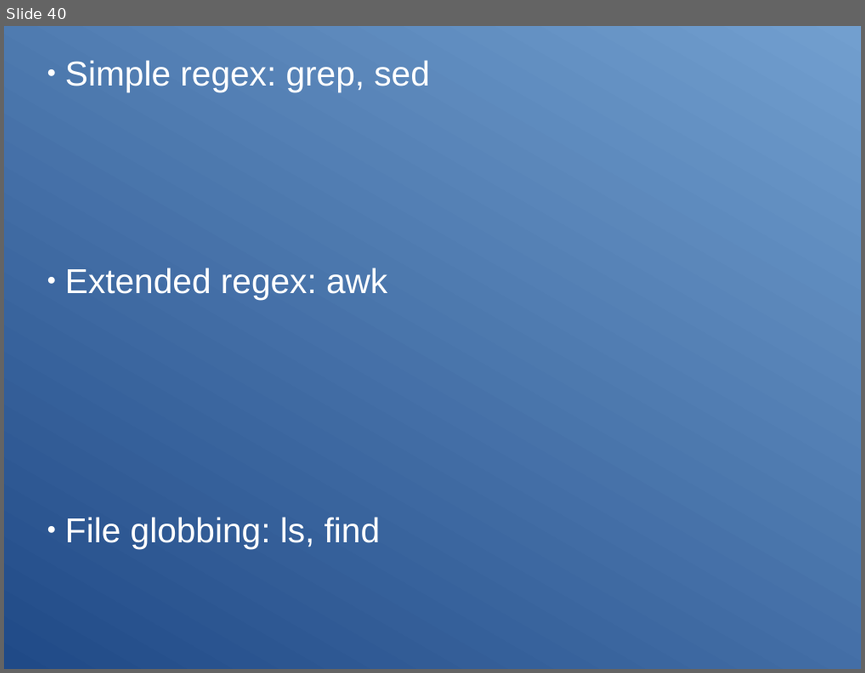
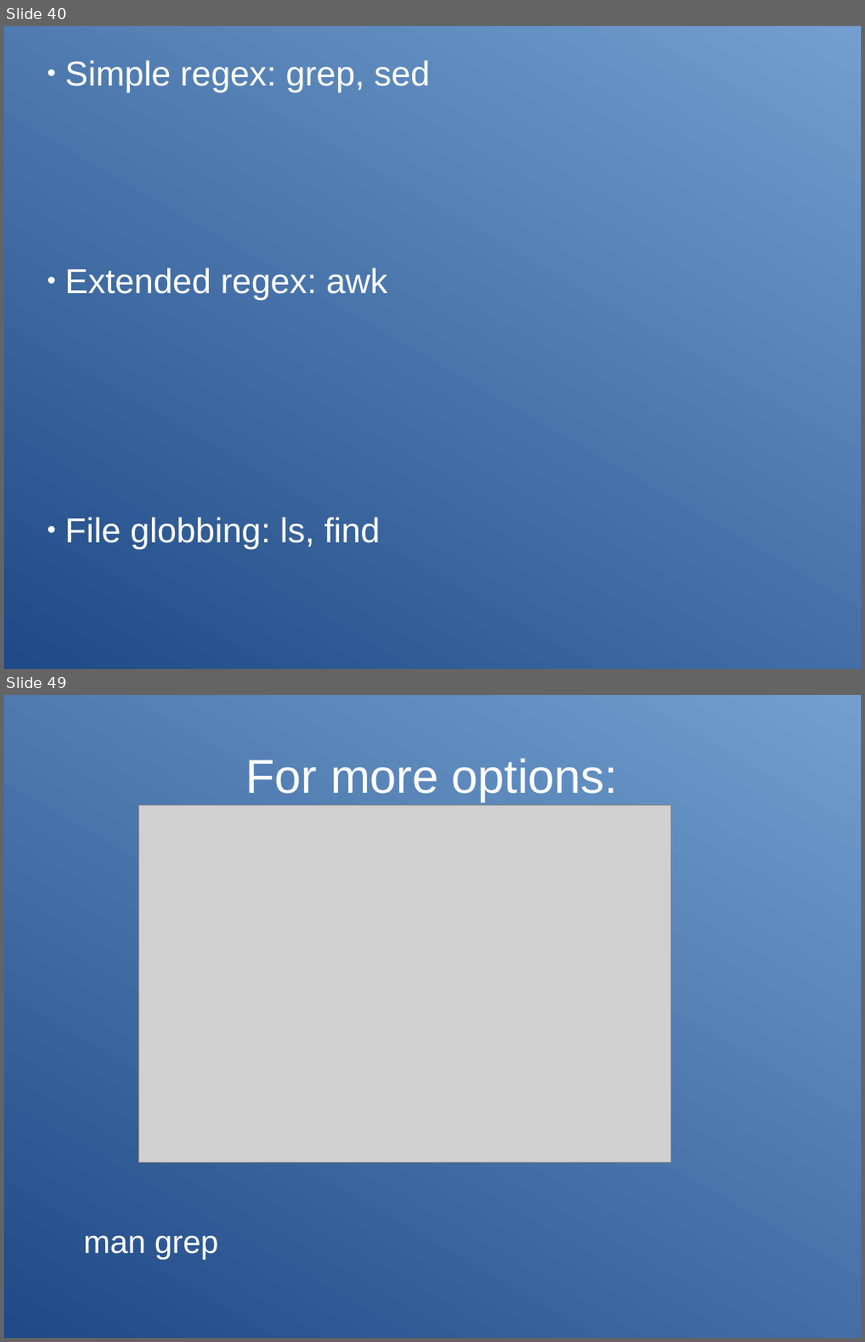
Before and after one commit to Clibre/An-introduction-to-bash, a slide deck: presentation.odp. Shown one above the other, each under a label of ours: slide 40 before the commit, slides 40 and 49 after it; the slides between them are not shown. The pictures are 865x673 and 865x1342 pixels, drawn with LibreOffice and Linux fonts; fonts in the diff are those of the drawing; grey boxes stand for pictures. Boxes give left, top, right and bottom in pixels: in the first picture for what was removed or moved away, otherwise in the second. Text is boxed around its words. In the diff, an @@ line names an element or a change of style, - is before the commit and + after.

Commit message:
ajout de la section sur grep

```diff
--- a/presentation.odp
+++ b/presentation.odp
@@ slide 49 added at (4, 695, 861, 1338), background gradient #204A87 to #729FCF @@
@@ title added at (246, 758, 619, 801), 44 pt, text #FFFFFF @@
+For more options:
@@ picture added at (138, 805, 671, 1163) @@
@@ text added at (84, 1235, 218, 1259), 29.6 pt, text #FFFFFF @@
+man grep
```
Also in this commit, not shown: 10 other slides added, 10 other files.
